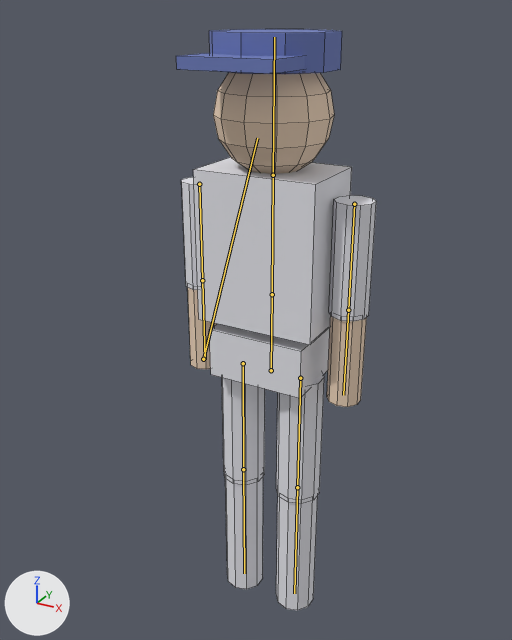
The Blender file assets-src/player.blend as it was, and as the next commit left it.
Both versions are drawn from a 50 mm camera at (0.89, -1.717, 1.917) aimed at (-0.034, -0.036, 1.076). Every picture has the same lights, and +X, +Y and +Z are marked at lower left. The older version comes first. The bones that bend it are drawn over the model as lines. Mesh edges are drawn as thin lines.

The first picture shows 'PlayerBody'.
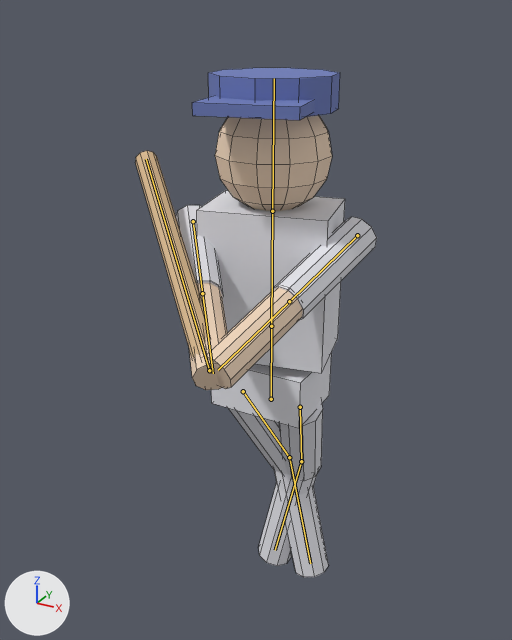
The newer file adds an action. The first version stands in its rest pose; the second is drawn at frame 23 of the action 'StanceOpen'.

Boxes (x1, y1, x2, y2) around the edits, measured in the pictures (512 x 640 px):
'PlayerBody', posed (21% wider, 12% shorter)
    before: (176, 29, 376, 610)
    after: (135, 68, 377, 577)
bone 'Hips', root to tip
    before: (271, 370) to (272, 294)
    after: (271, 399) to (271, 326)
bone 'Spine', root to tip
    before: (272, 294) to (273, 175)
    after: (271, 326) to (272, 211)
bone 'UpperArm.L', root to tip
    before: (354, 204) to (348, 310)
    after: (357, 235) to (289, 301)
bone 'UpperArm.R', root to tip
    before: (199, 184) to (202, 280)
    after: (193, 221) to (202, 293)
bone 'Bat', root to tip
    before: (203, 359) to (257, 138)
    after: (209, 370) to (146, 159)
bone 'UpperLeg.L', root to tip
    before: (300, 378) to (297, 487)
    after: (300, 407) to (301, 461)
bone 'LowerLeg.L', root to tip
    before: (297, 487) to (294, 593)
    after: (301, 461) to (275, 550)
bone 'UpperLeg.R', root to tip
    before: (243, 363) to (243, 469)
    after: (243, 391) to (289, 457)
bone 'LowerLeg.R', root to tip
    before: (243, 469) to (244, 573)
    after: (289, 457) to (310, 563)

What the commit changed:
Bone 'Hips' (bone_hips) moves from (0.0, 0.0, 0.0) to (0.0, -0.1, 0.0).
Bone 'Spine' (bone_spine) turns from (0, 0, 0) to (0, 12, 0) degrees about its own x, y and z.
Bone 'UpperArm.L' (bone_upperarm_l) turns from (0, 0, 0) to (-56, 0, 49) degrees about its own x, y and z.
Bone 'UpperArm.R' (bone_upperarm_r) turns from (0, 0, 0) to (-56, 0, -46) degrees about its own x, y and z.
Bone 'Bat' (bone_bat) turns from (0, 0, 0) to (34, 0, 0) degrees about its own x, y and z.
Bone 'UpperLeg.L' (bone_upperleg_l) turns from (0, 0, 0) to (29, 0, 13) degrees about its own x, y and z.
Bone 'LowerLeg.L' (bone_lowerleg_l) turns from (0, 0, 0) to (-29, 0, 0) degrees about its own x, y and z.
Bone 'UpperLeg.R' (bone_upperleg_r) turns from (0, 0, 0) to (29, 0, -13) degrees about its own x, y and z.
Bone 'LowerLeg.R' (bone_lowerleg_r) turns from (0, 0, 0) to (-29, 0, 0) degrees about its own x, y and z.
